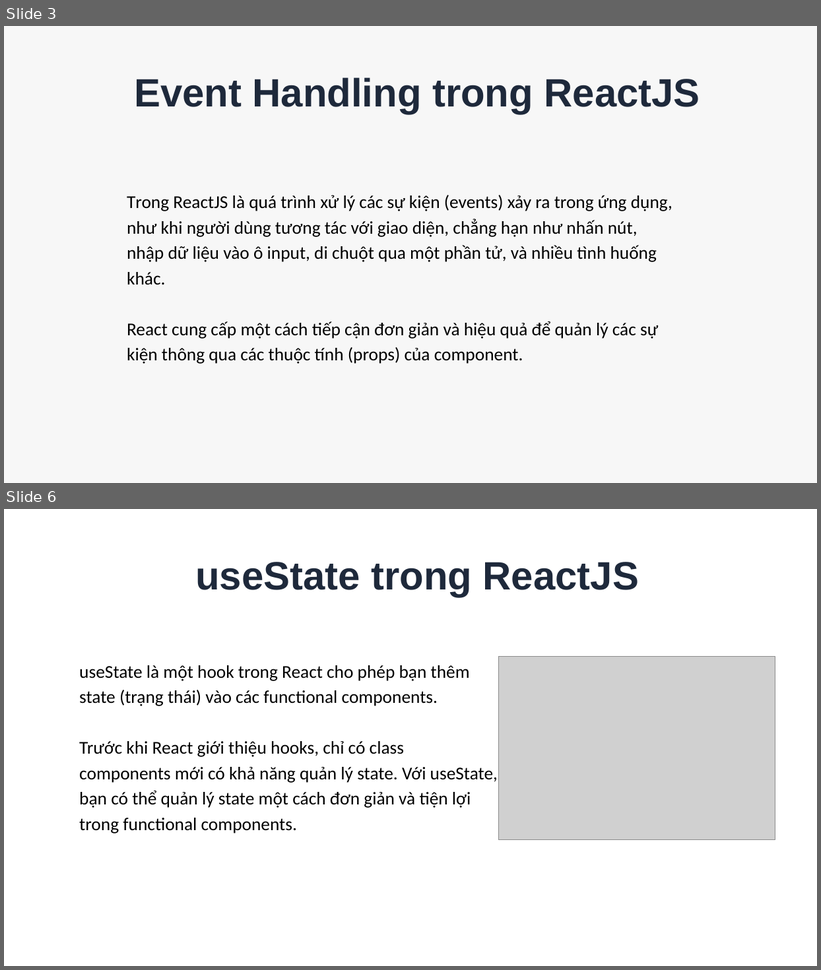
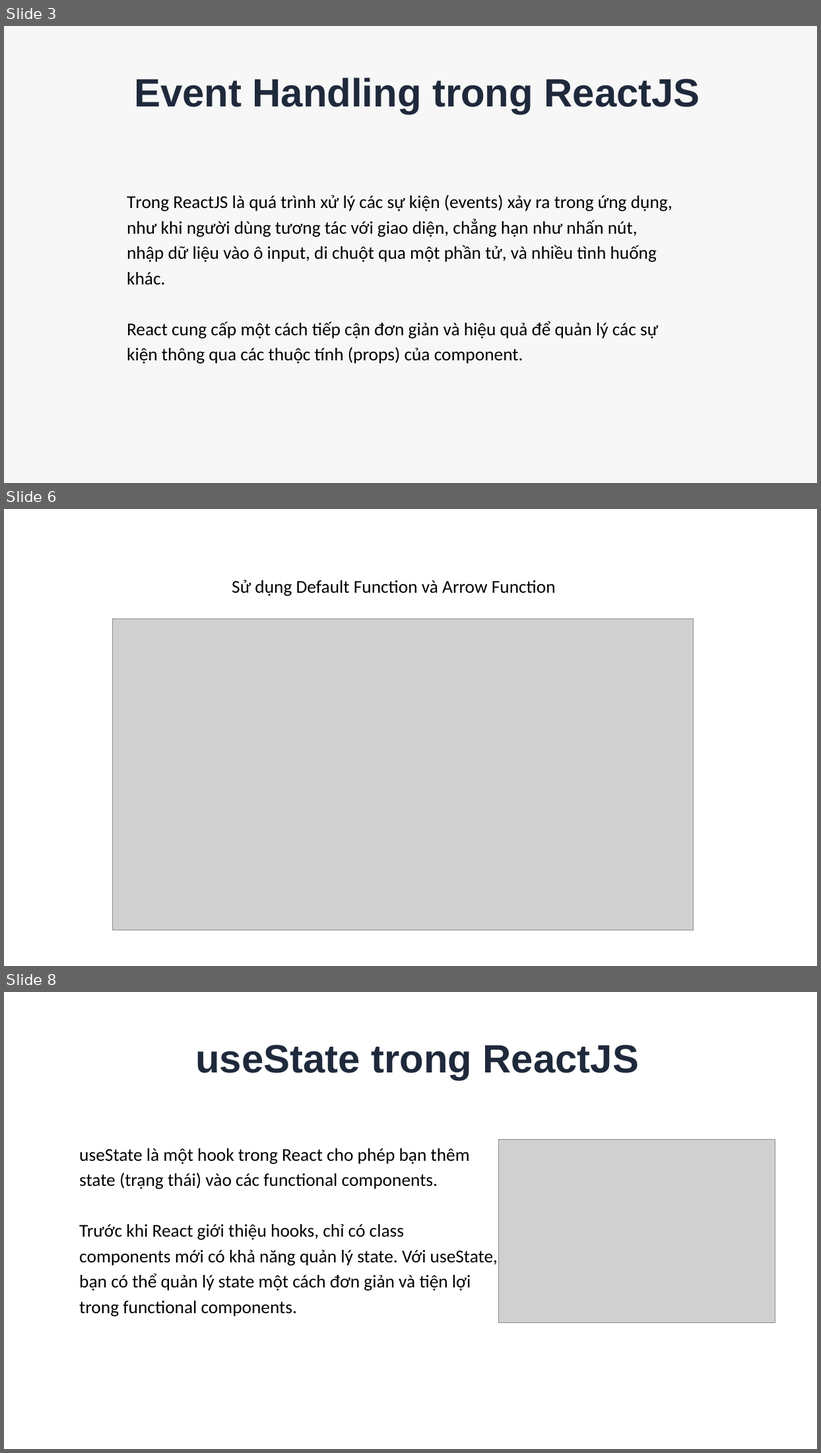
Before and after one commit to trongandev/tai-lieu-day-reactjs-tdsv, a slide deck: giao-an/buoi5/BUỔI 5 USESTATE & EVENT HANDLING.pptx. Shown one above the other, each under a label of ours: slides 3 and 6 before the commit, slides 3, 6 and 8 after it; the slides between them are not shown. The pictures are 821x970 and 821x1453 pixels, drawn with LibreOffice and Linux fonts; fonts in the diff are those of the drawing; grey boxes stand for pictures. Boxes give left, top, right and bottom in pixels: in the first picture for what was removed or moved away, otherwise in the second. Text is boxed around its words. In the diff, an @@ line names an element or a change of style, - is before the commit and + after.

```diff
--- a/giao-an/buoi5/BUỔI 5 USESTATE & EVENT HANDLING.pptx
+++ b/giao-an/buoi5/BUỔI 5 USESTATE & EVENT HANDLING.pptx
@@ slide 6 added at (4,509,817,966), background #FFFFFF @@
@@ text added at (232,580,556,596), 32 pt, text #000000 @@
+  Sử dụng Default Function và Arrow Function
@@ picture added at (112,619,694,931) @@
@@ what was slide 6 is now slide 8 @@
```
Also in this commit, not shown: 2 slides changed, 2 other slides added, 2 slides removed, 55 other files.
